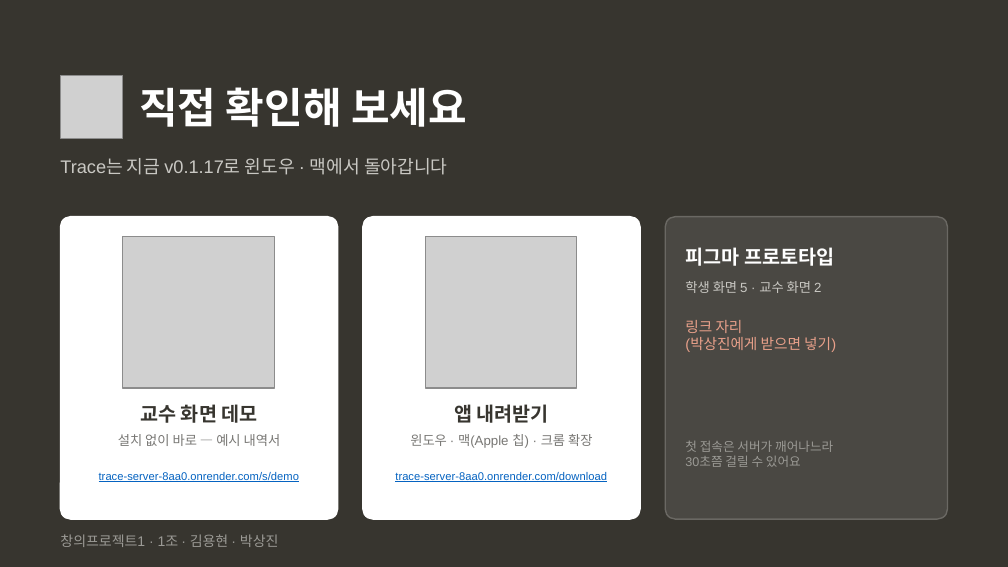
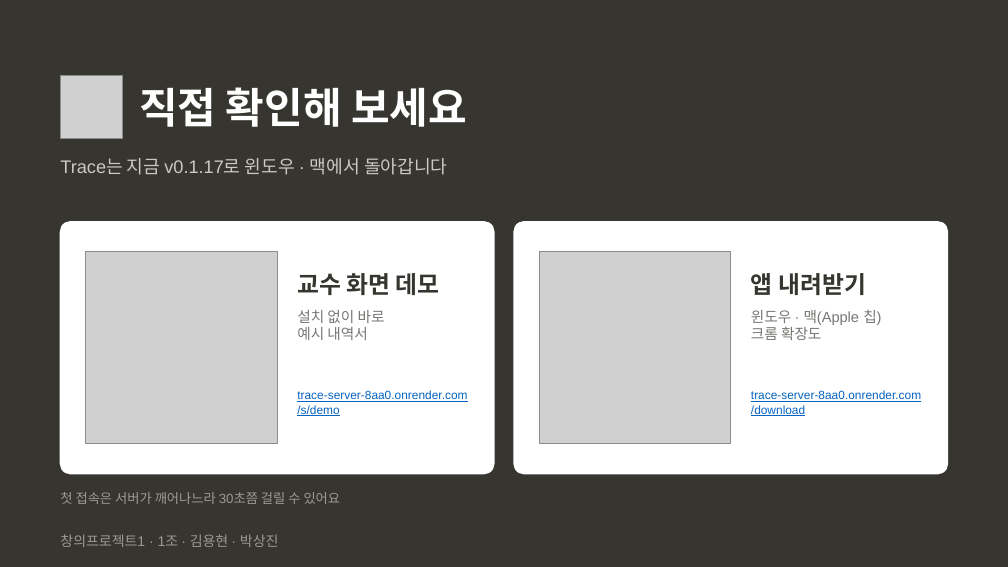
Before and after one commit to 20233014-KYH/trace, a slide deck: slide 14 of deck/중간발표_김용현.pptx. Drawn at 1008x567 pixels with LibreOffice and Linux fonts; fonts in the diff are those of the drawing; grey boxes stand for pictures. Boxes give left, top, right and bottom in pixels: in the first picture for what was removed or moved away, otherwise in the second. Text is boxed around its words. In the diff, an @@ line names an element or a change of style, - is before the commit and + after.

```diff
--- a/deck/중간발표_김용현.pptx
+++ b/deck/중간발표_김용현.pptx
@@ rounded rectangle: place and size @@
-rounded rectangle at (60, 217, 338, 519)
+rounded rectangle at (60, 222, 494, 474)
@@ rounded rectangle at (60, 222, 494, 474): proportions changed @@
@@ rounded rectangle at (514, 222, 948, 474): proportions changed @@
@@ rounded rectangle: place and size @@
-rounded rectangle at (363, 217, 640, 519)
+rounded rectangle at (514, 222, 948, 474)
@@ rounded rectangle removed at (665, 217, 948, 519) @@
@@ picture: place and size @@
-picture at (123, 237, 274, 388)
+picture at (86, 252, 277, 444)
@@ text "교수 화면 데모": place and size @@
-text "교수 화면 데모" at (140, 404, 258, 423)
+text "교수 화면 데모" at (297, 273, 440, 295)
@@ text "교수 화면 데모" at (297, 273, 440, 295): size 14 to 17 pt; alignment centre to left @@
@@ picture: place and size @@
-picture at (425, 237, 577, 388)
+picture at (539, 252, 731, 444)
@@ text removed at (685, 247, 834, 266) @@
-피그마 프로토타입
@@ text "앱 내려받기" at (751, 273, 866, 295): size 14 to 17 pt; alignment centre to left @@
@@ text "앱 내려받기": place and size @@
-text "앱 내려받기" at (454, 404, 549, 423)
+text "앱 내려받기" at (751, 273, 866, 295)
@@ text removed at (685, 281, 821, 293) @@
-학생 화면 5 · 교수 화면 2
@@ text at (297, 310, 385, 340): text changed; size 9.5 to 10.5 pt @@
-설치 없이 바로 — 예시 내역서
+설치 없이 바로
+예시 내역서
@@ text removed at (685, 320, 836, 352) @@
-링크 자리
-(박상진에게 받으면 넣기)
@@ vertical alignment middle to top in 4 elements at (297, 310, 385, 340), (297, 390, 467, 416), (751, 390, 921, 416), (751, 310, 881, 340) @@
@@ text at (751, 310, 881, 340): text changed; size 9.5 to 10.5 pt @@
-윈도우 · 맥(Apple 칩) · 크롬 확장
+윈도우 · 맥(Apple 칩)
+크롬 확장도
@@ text at (297, 390, 467, 416): text changed; size 8 to 8.5 pt @@
-trace-server-8aa0.onrender.com/s/demo
+trace-server-8aa0.onrender.com
+/s/demo
@@ text at (751, 390, 921, 416): text changed; size 8 to 8.5 pt @@
-trace-server-8aa0.onrender.com/download
+trace-server-8aa0.onrender.com
+/download
@@ text at (60, 492, 341, 504): text changed; size 9 to 9.5 pt @@
-첫 접속은 서버가 깨어나느라
-30초쯤 걸릴 수 있어요
+첫 접속은 서버가 깨어나느라 30초쯤 걸릴 수 있어요
@@ text "첫 접속은 서버가 깨어나느라 30초쯤 ..." at (60, 492, 341, 504): vertical alignment top to middle @@
```
Also in this commit, not shown: 1 other file.
